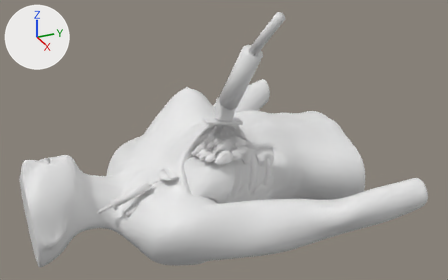
The glTF model model/breast_scene.glb: old version first, new version second.
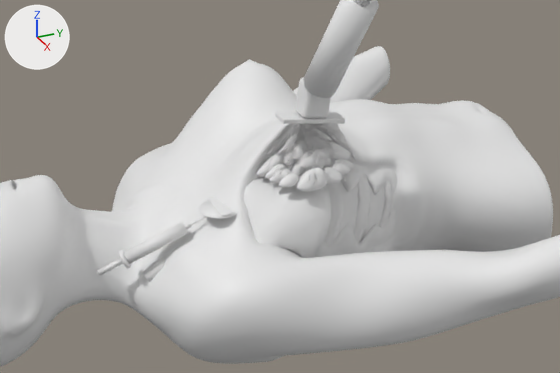
There are two pictures of each version: one whole from a 50 mm camera at (0.747, -0.285, 0.415) aimed at (0.029, 0.039, 0.056), one close up on the part from 9% to 82% of the width and 19% to 97% of the height. The axes (+X, +Y, +Z) are drawn at upper left. The lights are the same throughout. The first two pictures are the older version. Where no turn or scale is listed for an object, it has been applied to the vertices. Vertices at exactly the same position are counted once.

In view in the first close-up: 'body__body', 'dressing__pad', 'duct__ducts', 'gland__glands', 'muscle__muscles', 'needle__hub', 'needle__shaft', 'probe__body', 'probe__footprint', 'probe__handle', 'syringe__barrel', 'syringe__finger', 'syringe__plunger' and 3 more.
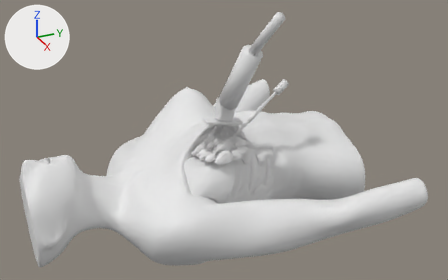
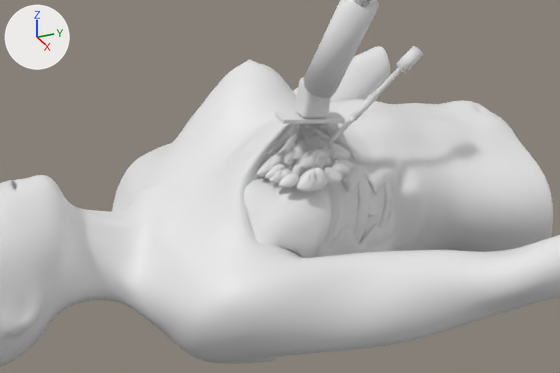
Where the newer file only moved an object's origin or applied its transform, the numbers keep the older frame.

What differs and where, as boxes [x1, y1, x2, y2] in the close-ups (560 x 373 px):
'syringe__barrel', moved, turned (not visible afterwards)
    before: [124, 222, 188, 264]
'needle__hub', moved, turned
    before: [143, 257, 166, 282]
    after: [396, 46, 423, 73]
'needle__shaft', reshaped
    before: [275, 144, 335, 186]
    after: [299, 66, 403, 178]
'dressing__pad', moved (mostly hidden afterwards)
    before: [199, 201, 237, 219]
    after: [367, 212, 377, 218]
'needle__guide', moved (not visible before)
    after: [350, 93, 378, 121]
'syringe__plunger', moved, turned (not visible afterwards)
    before: [97, 258, 123, 275]
'syringe__finger', moved, turned (not visible afterwards)
    before: [119, 250, 131, 269]

Patch to the scene script:
```diff
--- a/model/breast_scene.glb.py
+++ b/model/breast_scene.glb.py
@@ me_cylinder @@
 # used by ob_needle__shaft; location = (0.0671, -0.0309, 0.0385)
-me_cylinder.from_pydata(...)  # 48 vertices, 92 faces; spans x -0.0133..0.0133, y -0.0662..0.0662, z -0.0436..0.0436
+me_cylinder.from_pydata(...)  # 48 vertices, 92 faces; spans x -0.0165..0.0147, y 0.0272..0.1374, z 0.0167..0.0878
+# me_cylinder part 1: the whole mesh is multiplied about its middle by the matrix ((-0.943, 0.241, 0.199), (-0.292, -0.268, -0.794), (-0.139, -0.81, 0.491)), then moved by (-0.0009, 0.0823, 0.0523)
@@ ob_needle__guide @@
 ob_needle__guide = bpy.data.objects.new('needle__guide', me_cylinder_001)
-ob_needle__guide.location = (0.0623, -0.0584, 0.0208)
+ob_needle__guide.location = (0.062, 0.0679, 0.1011)
 ob_needle__guide.rotation_euler = (1.006, 0.0, 2.972)  # degrees (58, 0, 170)
@@ ob_needle__hub @@
 ob_needle__hub = bpy.data.objects.new('needle__hub', me_cylinder_002)
-ob_needle__hub.location = (0.0545, -0.1042, -0.0086)
-ob_needle__hub.rotation_euler = (2.136, 0.0, -0.17)  # degrees (122, 0, -10)
+ob_needle__hub.location = (0.0506, 0.1135, 0.1296)
+ob_needle__hub.rotation_euler = (1.026, 0.0, -2.897)  # degrees (59, 0, -166)
@@ ob_dressing__pad @@
 ob_dressing__pad = bpy.data.objects.new('dressing__pad', me_cylinder_005)
-ob_dressing__pad.location = (0.0631, -0.0543, 0.038)
+ob_dressing__pad.location = (0.0631, 0.0637, 0.0115)
@@ ob_syringe__barrel @@
 ob_syringe__barrel = bpy.data.objects.new('syringe__barrel', me_cylinder_008)
-ob_syringe__barrel.location = (0.0546, -0.1039, 0.015)
-ob_syringe__barrel.rotation_euler = (1.987, 0.0, -0.17)  # degrees (114, 0, -10)
+ob_syringe__barrel.location = (0.0544, 0.0984, -0.0312)
+ob_syringe__barrel.rotation_euler = (-0.707, 3.142, 0.245)  # degrees (-41, 180, 14)
@@ ob_syringe__plunger @@
 ob_syringe__plunger = bpy.data.objects.new('syringe__plunger', me_cylinder_009)
-ob_syringe__plunger.location = (0.0488, -0.1372, 0.0)
-ob_syringe__plunger.rotation_euler = (1.987, 0.0, -0.17)  # degrees (114, 0, -10)
+ob_syringe__plunger.location = (0.0486, 0.1217, -0.0593)
+ob_syringe__plunger.rotation_euler = (-0.707, 3.142, 0.245)  # degrees (-41, 180, 14)
@@ ob_syringe__finger @@
 ob_syringe__finger = bpy.data.objects.new('syringe__finger', me_cylinder_010)
-ob_syringe__finger.location = (0.0505, -0.1278, 0.0042)
-ob_syringe__finger.rotation_euler = (1.987, 0.0, -0.17)  # degrees (114, 0, -10)
+ob_syringe__finger.location = (0.0502, 0.1151, -0.0513)
+ob_syringe__finger.rotation_euler = (-0.707, 3.142, 0.245)  # degrees (-41, 180, 14)
```
